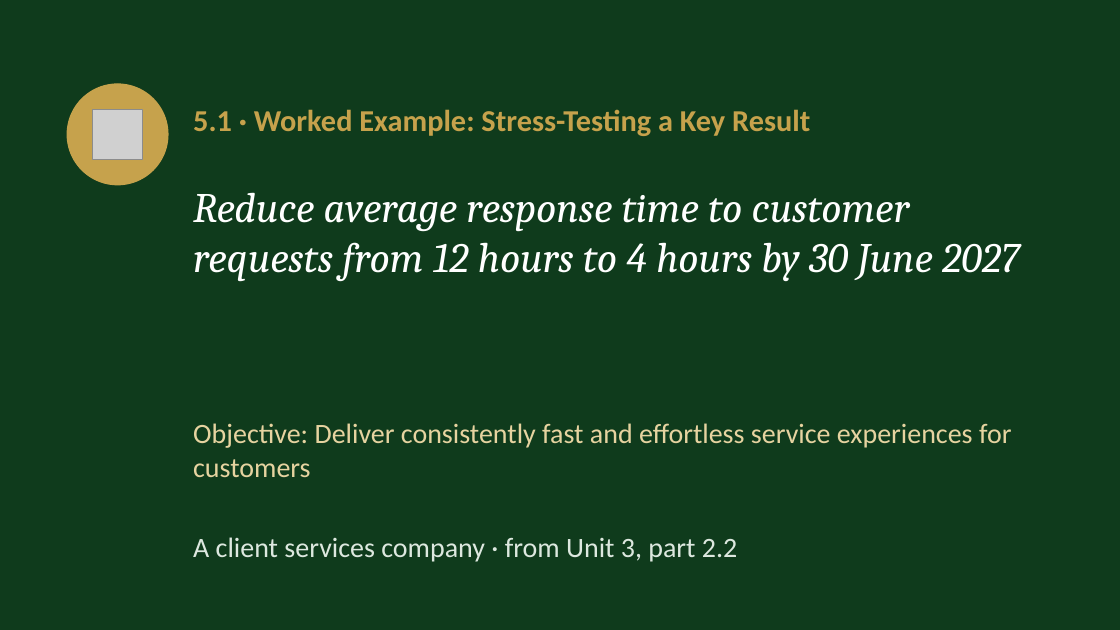
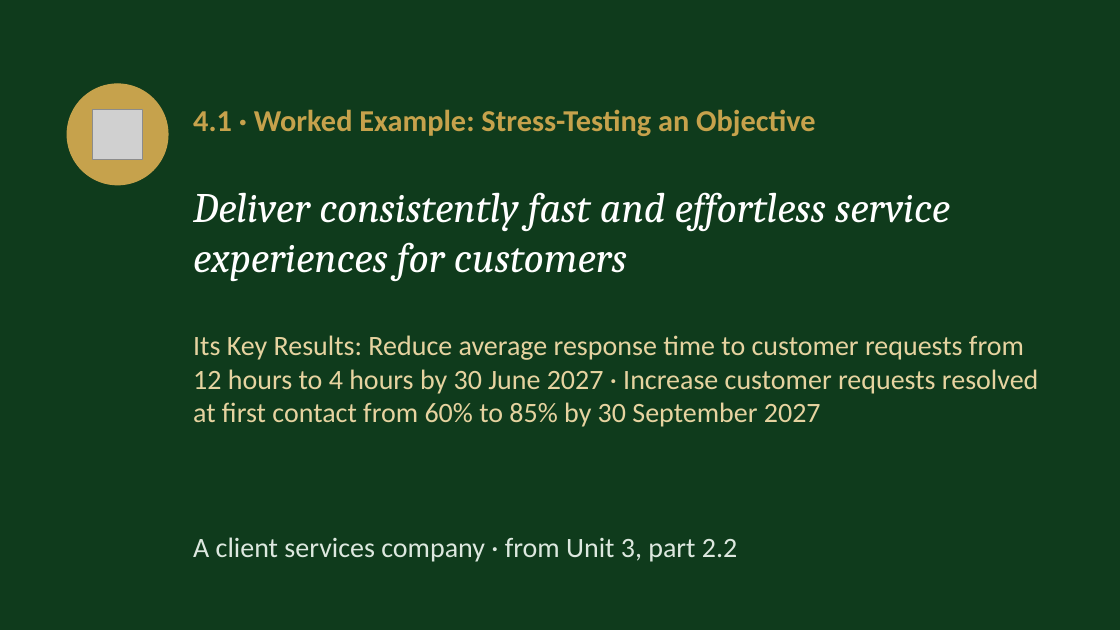
Before and after one commit to IBSL26/ibsl-platform, a slide deck: slide 22 of Claude outputs/Deck upload/Module-2/unit-04.pptx (slide 24 before the commit). Drawn at 1120x630 pixels with LibreOffice and Linux fonts; fonts in the diff are those of the drawing; grey boxes stand for pictures. Boxes give left, top, right and bottom in pixels: in the first picture for what was removed or moved away, otherwise in the second. Text is boxed around its words. In the diff, an @@ line names an element or a change of style, - is before the commit and + after.

Commit message:
Unit 4: worked example in Section 4, stress test on Objectives, Capstone Unit 4 steps

```diff
--- a/Claude outputs/Deck upload/Module-2/unit-04.pptx
+++ b/Claude outputs/Deck upload/Module-2/unit-04.pptx
@@ text at (x1=193, y1=109, x2=816, y2=136): text changed @@
-5.1 · Worked Example: Stress-Testing a Key Result
+4.1 · Worked Example: Stress-Testing an Objective
@@ text at (x1=193, y1=192, x2=950, y2=282): text changed @@
-Reduce average response time to customer requests from 12 hours to 4 hours by 30 June 2027
+Deliver consistently fast and effortless service experiences for customers
@@ text at (x1=193, y1=335, x2=1038, y2=423): text changed @@
-Objective: Deliver consistently fast and effortless service experiences for customers
+Its Key Results: Reduce average response time to customer requests from 12 hours to 4 hours by 30 June 2027 · Increase customer requests resolved at first contact from 60% to 85% by 30 September 2027
```
Also in this commit, not shown: 10 other slides changed, 40 other files.
